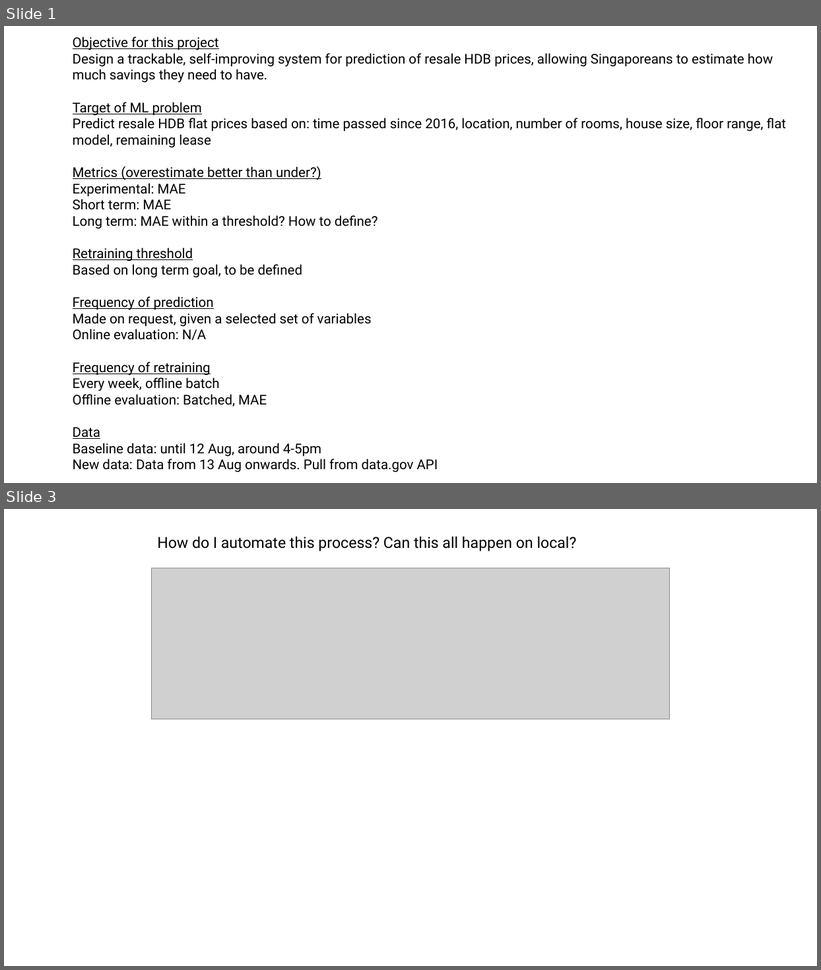
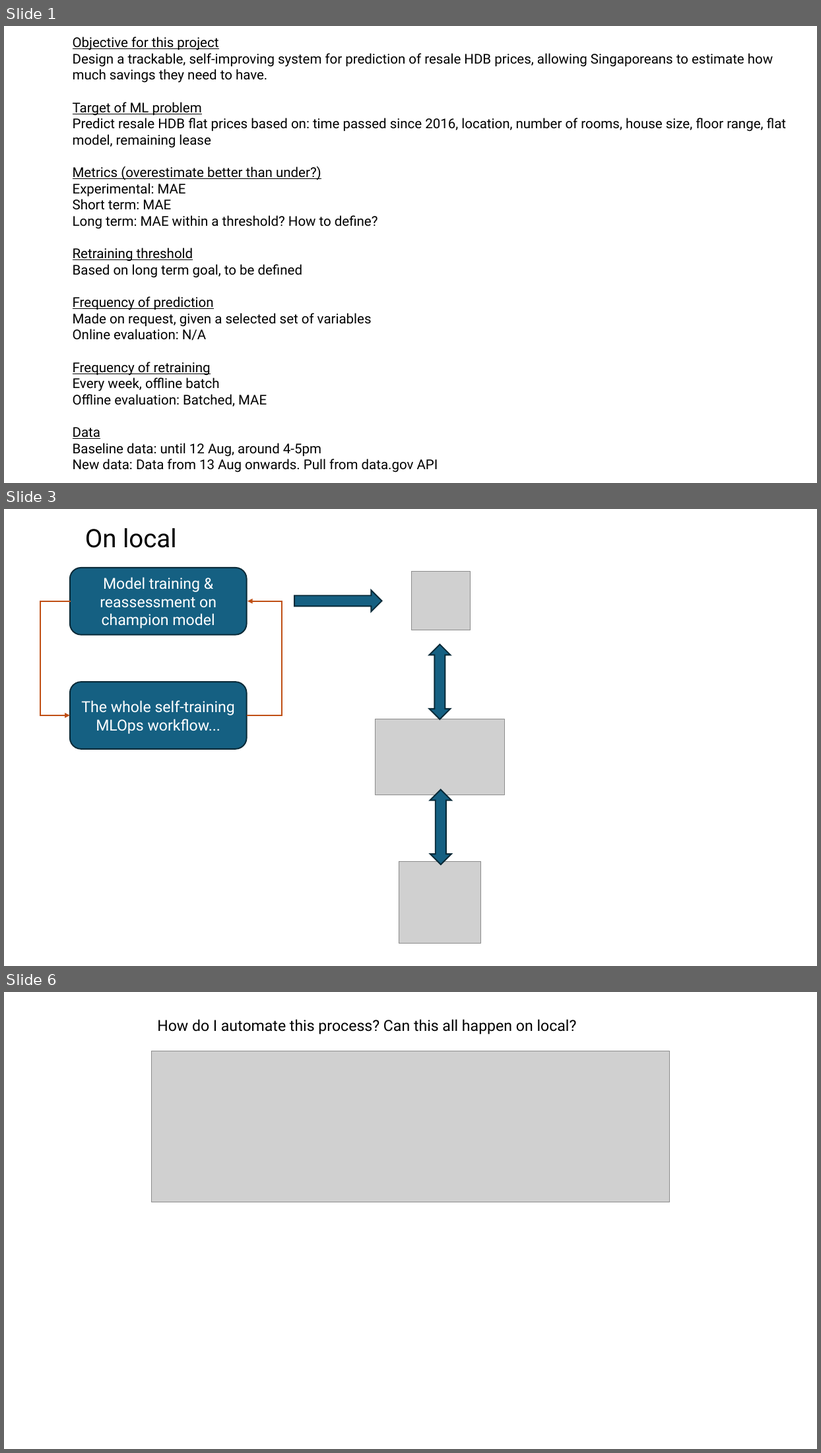
Before and after one commit to ziyu-toh/hdb-resale-prediction, a slide deck: docs/Architecture Overview.pptx. Shown one above the other, each under a label of ours: slides 1 and 3 before the commit, slides 1, 3 and 6 after it; the slides between them are not shown. The pictures are 821x970 and 821x1453 pixels, drawn with LibreOffice and Linux fonts; fonts in the diff are those of the drawing; grey boxes stand for pictures. Boxes give left, top, right and bottom in pixels: in the first picture for what was removed or moved away, otherwise in the second. Text is boxed around its words. In the diff, an @@ line names an element or a change of style, - is before the commit and + after.

```diff
--- a/docs/Architecture Overview.pptx
+++ b/docs/Architecture Overview.pptx
@@ slide 3 added at (4, 509, 817, 966), background #FFFFFF @@
@@ text added at (85, 528, 177, 548), 30 pt, text #000000 @@
+On local
@@ rounded rectangle added at (70, 568, 247, 634), fill #156082, outline #092A39 1.5 pt, 18 pt, text #FFFFFF @@
+Model training & reassessment on champion model
@@ picture added at (412, 572, 471, 630) @@
@@ elbow arrow added from (71, 601) to (70, 716), #C04F15 1.5 pt @@
@@ elbow arrow added from (247, 716) to (248, 601), #C04F15 1.5 pt @@
@@ right arrow added at (294, 590, 382, 611), fill #156082, outline #092A39 1.5 pt @@
@@ up down arrow added at (429, 644, 451, 720), fill #156082, outline #092A39 1.5 pt @@
@@ rounded rectangle added at (70, 682, 247, 749), fill #156082, outline #092A39 1.5 pt, 18 pt, text #FFFFFF @@
+The whole self-training MLOps workflow...
@@ picture added at (376, 720, 504, 795) @@
@@ up down arrow added at (430, 790, 451, 865), fill #156082, outline #092A39 1.5 pt @@
@@ picture added at (399, 861, 481, 944) @@
@@ what was slide 3 is now slide 6 @@
```
Also in this commit, not shown: 1 slide changed, 3 other slides added, 4 other files.
